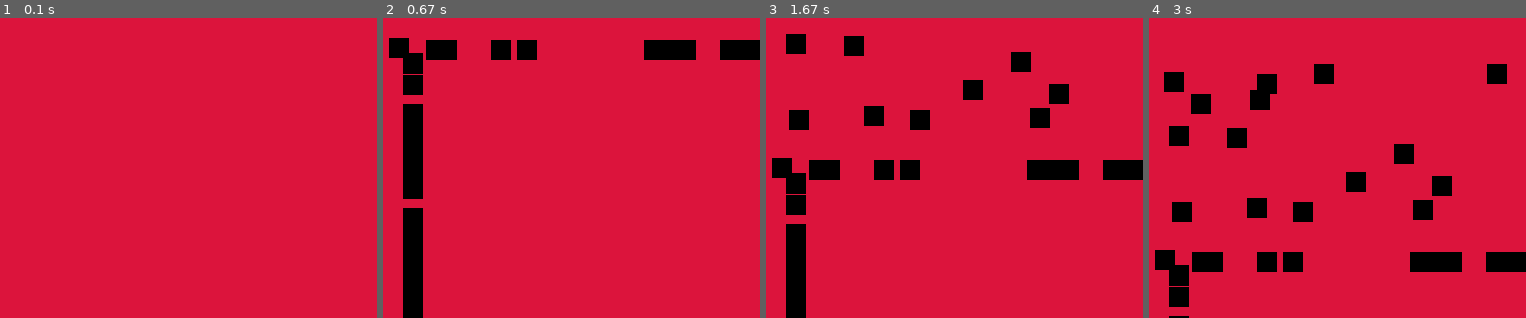
Above: before the commit, frames 1-4 (left to right).
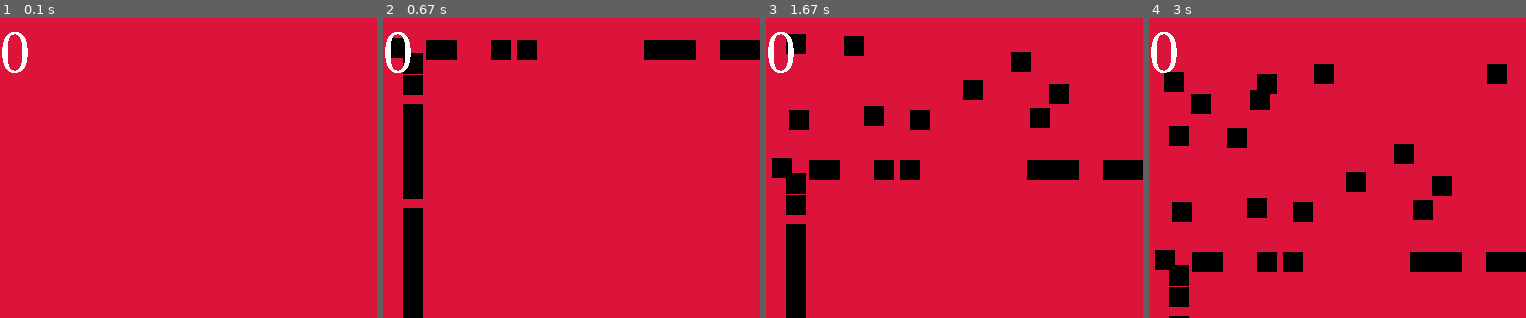
Above: after the commit, the same moments.

Repository: DillTheBeast/pyGameIntro
Game: pygame game, started from bullethell/bullethell.py
Same seed, same stepped clock (60 frames per second), same inputs: the game is played once before the commit and once after it.
Inputs:
- Up to frame 1 (0.1 s): no input
- Up to frame 2 (0.67 s): click "START" at 0.38 s
- Up to frame 3 (1.67 s): hold D 0.67-1.13 s; hold W 1.17-1.47 s; hold D from 1.5 s (still down)
- Up to frame 4 (3 s): release D at 1.97 s; hold A 2-2.53 s
The pictures show only the part of the screen within x 0-50%, y 0-50%; the shares and areas given below are measured in that part.

The runs differ from the first frame. In frame 1, 0.4% of the frame differs, in the area x 0-8%, y 4-19%; in frame 2, 0.4%; in frame 3, 0.4%; in frame 4, 0.4%.

Commit message:
Update bullethell.py

Diff:
--- a/bullethell/bullethell.py
+++ b/bullethell/bullethell.py
@@ -124,6 +124,8 @@
             print(score)
             scoreShow = myFont.render(str(score), False, WHITE)
 
+    screen.blit(scoreShow, (0, 0))
+
 
 
     pygame.display.flip()
